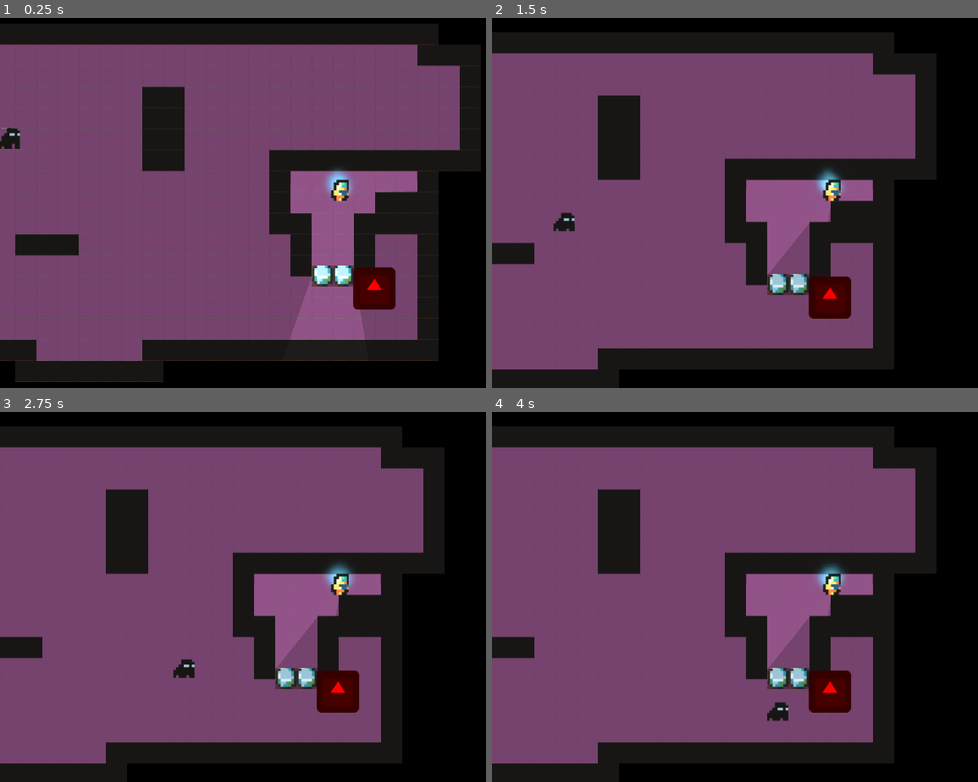
Above: before the commit, frames 1-4 (two rows, left to right).
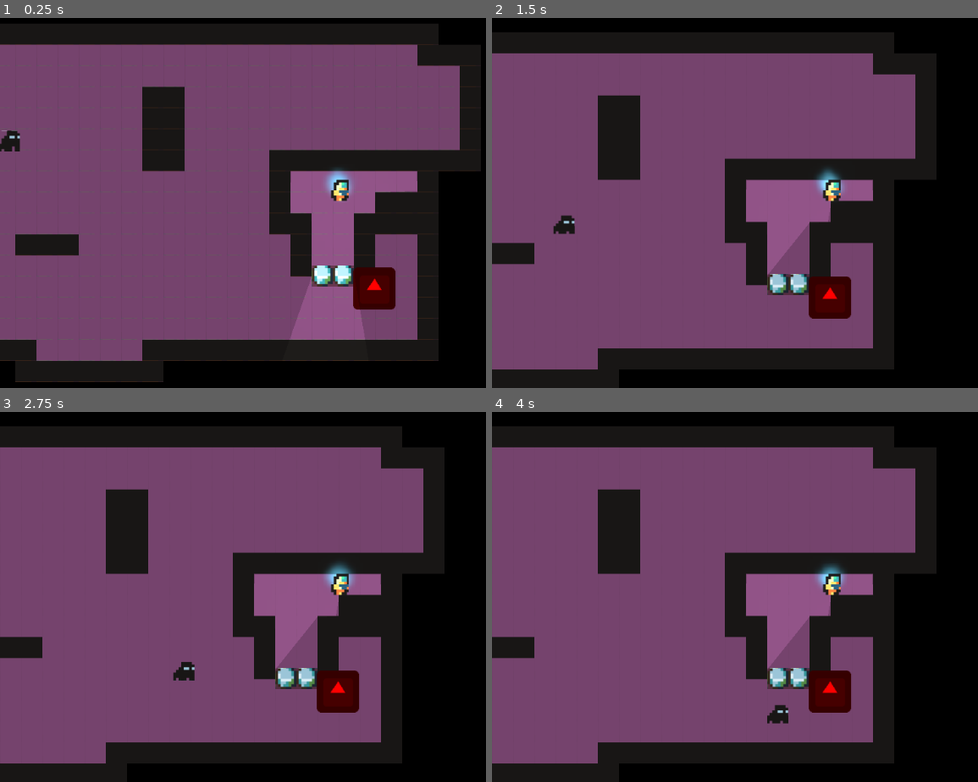
Above: after the commit, the same moments.

Repository: MxAshUp/godot-wild-jam-2
Game: Godot game, scene res://PrototypeScenes/GameplayIntegration/AFullStage.tscn
Same seed, same stepped clock (60 frames per second), same inputs: the game is played once before the commit and once after it. This scene is started directly instead of the project's main scene. The engine's default icon, where the game draws it, is replaced by a stand-in: a white triangle on a blue panel in a dark square.
Inputs:
- Up to frame 1 (0.25 s): no input
- Up to frame 2 (1.5 s): hold Right (ui_right) 0.53-1.28 s; tap Ctrl (interact) at 0.6, 1.35 s; tap Space (jump) at 0.77 s; hold Down (ui_down) from 1.28 s (still down)
- Up to frame 3 (2.75 s): tap Space (jump) at 1.52 s; release Down (ui_down) at 2.03 s; hold Right (ui_right) from 2.03 s (still down); tap Ctrl (interact) at 2.1 s
- Up to frame 4 (4 s): release Right (ui_right) at 2.78 s; hold Up (ui_up) 2.78-3.53 s; tap Ctrl (interact) at 2.85, 3.6 s; tap Space (jump) at 3.02, 3.77 s; hold Left (ui_left) from 3.53 s (still down)

The runs differ from the first frame. In frame 1, 0.1% of the frame differs, in the area x 0-5%, y 29-37%; in frame 2, 0.1%, in the area x 12-18%, y 52-59%; in frame 3, 0.1%; in frame 4, 0.1%.
Error in both runs: Invalid call. Nonexistent function 'get_signal_list' in base 'Nil'. (res://LevelComponents/Hostage.gd:151)

Commit message:
Reset guard offset after shake

Diff:
--- a/LevelComponents/Guard.tscn
+++ b/LevelComponents/Guard.tscn
@@ -44,6 +44,18 @@
 "transitions": PoolRealArray( 1, 1 ),
 "update": 1,
 "values": [ Rect2( 64, 288, 32, 32 ), Rect2( 96, 288, 32, 32 ) ]
+}
+tracks/1/type = "value"
+tracks/1/path = NodePath("Sprite:offset")
+tracks/1/interp = 1
+tracks/1/loop_wrap = true
+tracks/1/imported = false
+tracks/1/enabled = true
+tracks/1/keys = {
+"times": PoolRealArray( 0 ),
+"transitions": PoolRealArray( 1 ),
+"update": 0,
+"values": [ Vector2( 0, 0 ) ]
 }
 
 [sub_resource type="Animation" id=4]
@@ -152,9 +164,8 @@
 [node name="Sprite" type="Sprite" parent="."]
 light_mask = 2
 texture = ExtResource( 3 )
-offset = Vector2( 0, -4 )
 region_enabled = true
-region_rect = Rect2( 64, 288, 32, 32 )
+region_rect = Rect2( 96, 288, 32, 32 )
 _sections_unfolded = [ "Material", "Offset", "Visibility", "texture" ]
 
 [node name="Sprite" type="Sprite" parent="Sprite"]
@@ -170,6 +181,7 @@
 [node name="CollisionShape2D" type="CollisionShape2D" parent="."]
 visible = false
 shape = SubResource( 1 )
+_sections_unfolded = [ "shape" ]
 
 [node name="AnimationPlayer" type="AnimationPlayer" parent="."]
 root_node = NodePath("..")
@@ -208,6 +220,7 @@
 angular_damp = 1.0
 audio_bus_override = false
 audio_bus_name = "Master"
+_sections_unfolded = [ "Audio Bus", "Collision" ]
 
 [node name="CollisionShape2D" type="CollisionShape2D" parent="VisionArea"]
 visible = false
